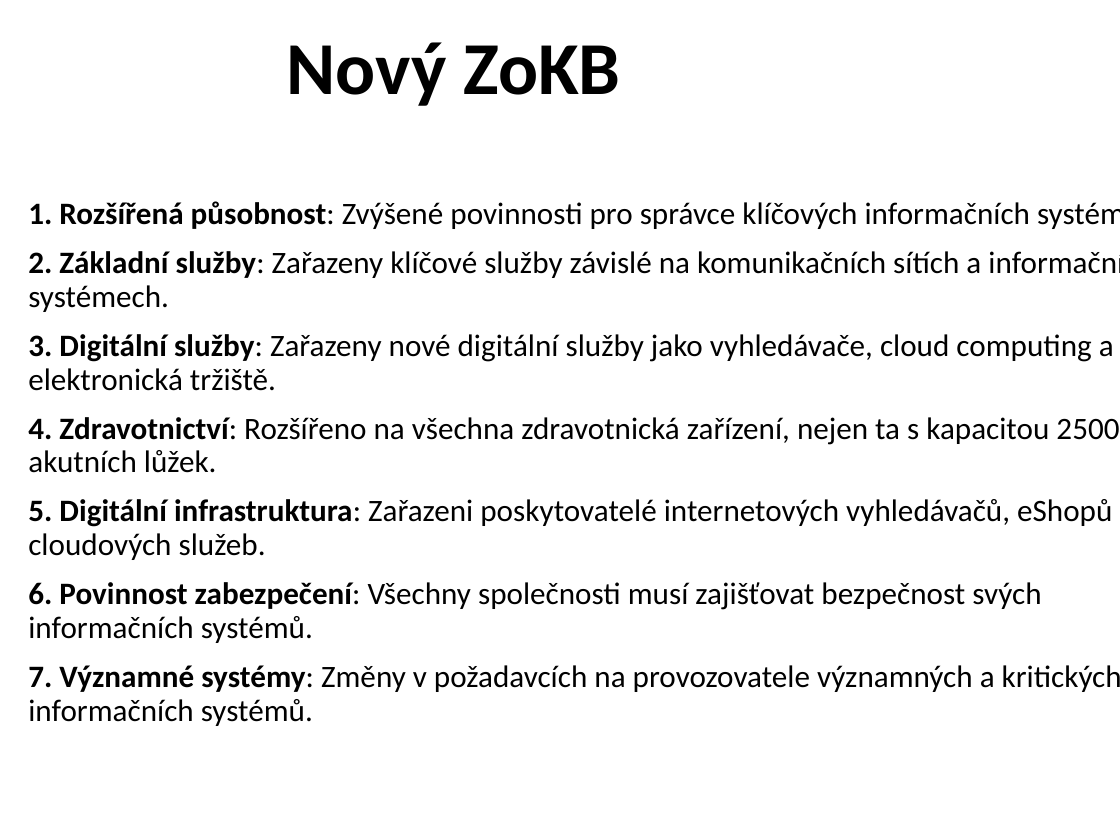
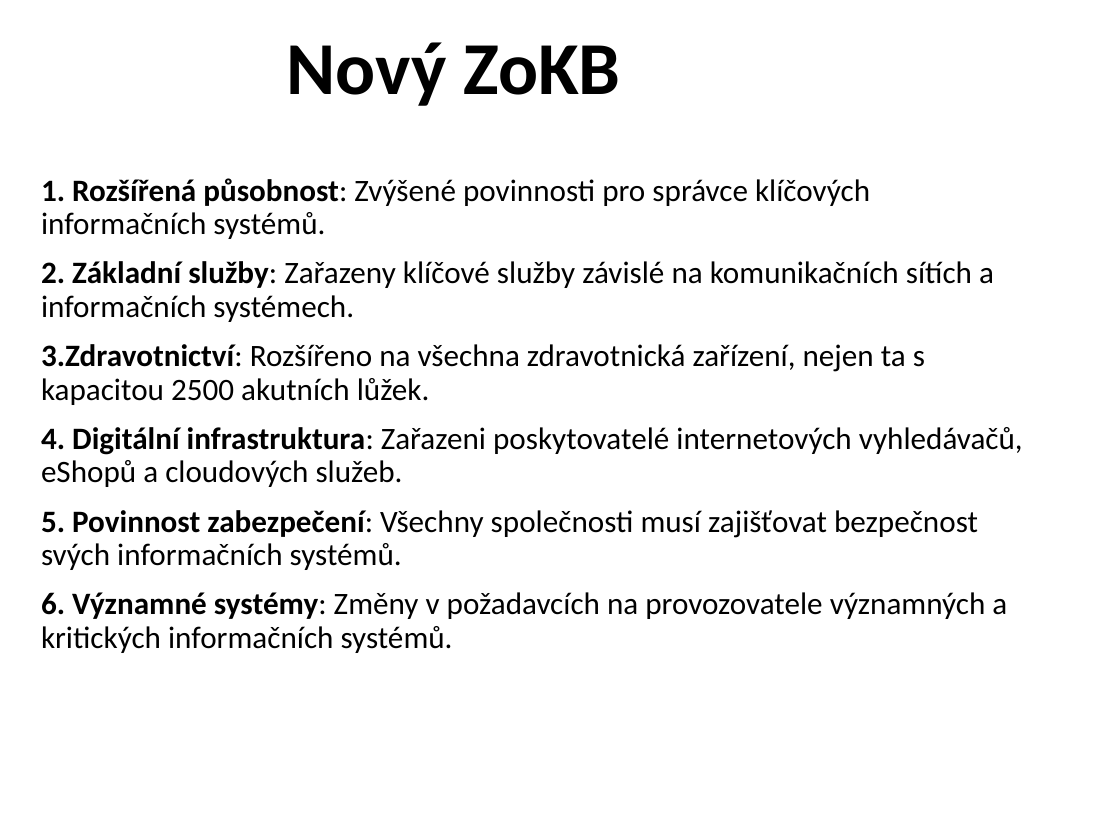
Before and after one commit to zimice/pr4_nis2, a slide deck: slide 7 of NIS2_kochanek.pptx. Drawn at 1120x840 pixels with LibreOffice and Linux fonts; fonts in the diff are those of the drawing; background and template pictures are left out. Boxes give left, top, right and bottom in pixels: in the first picture for what was removed or moved away, otherwise in the second. Text is boxed around its words. In the diff, an @@ line names an element or a change of style, - is before the commit and + after.

```diff
--- a/NIS2_kochanek.pptx
+++ b/NIS2_kochanek.pptx
@@ subtitle "Rozšířená působnost: Zvýšené povinnosti pro ...": place and size @@
-subtitle "Rozšířená působnost: Zvýšené povinnosti pro ..." at (28, 201, 1120, 726)
+subtitle "Rozšířená působnost: Zvýšené povinnosti pro ..." at (41, 178, 1023, 619)
@@ subtitle at (28, 334, 1114, 391): paragraph removed @@
-3. Digitální služby: Zařazeny nové digitální služby jako vyhledávače, cloud computing a elektronická tržiště.
```
Also in this commit, not shown: 7 other slides changed, 1 slide added.
